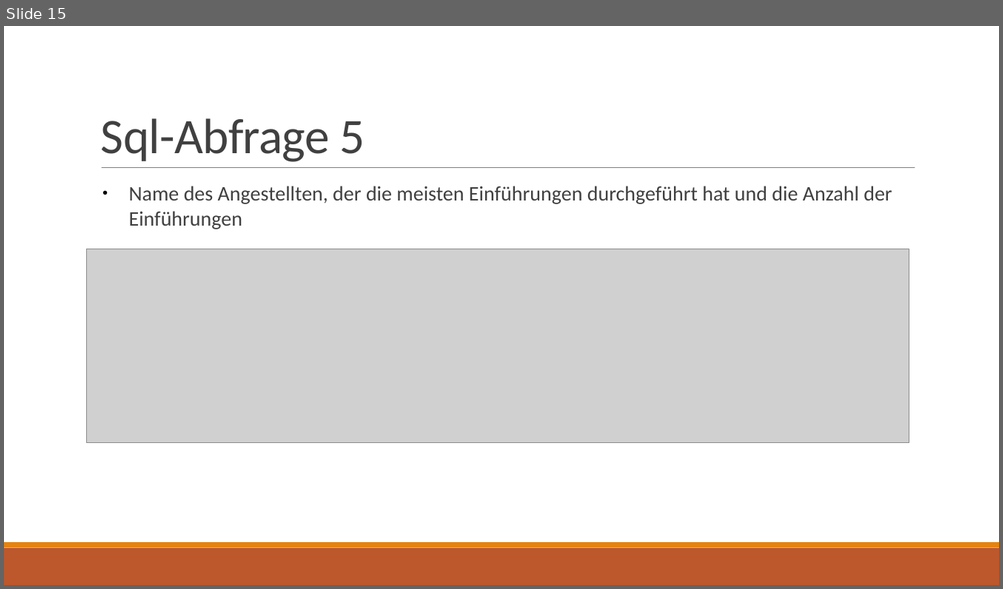
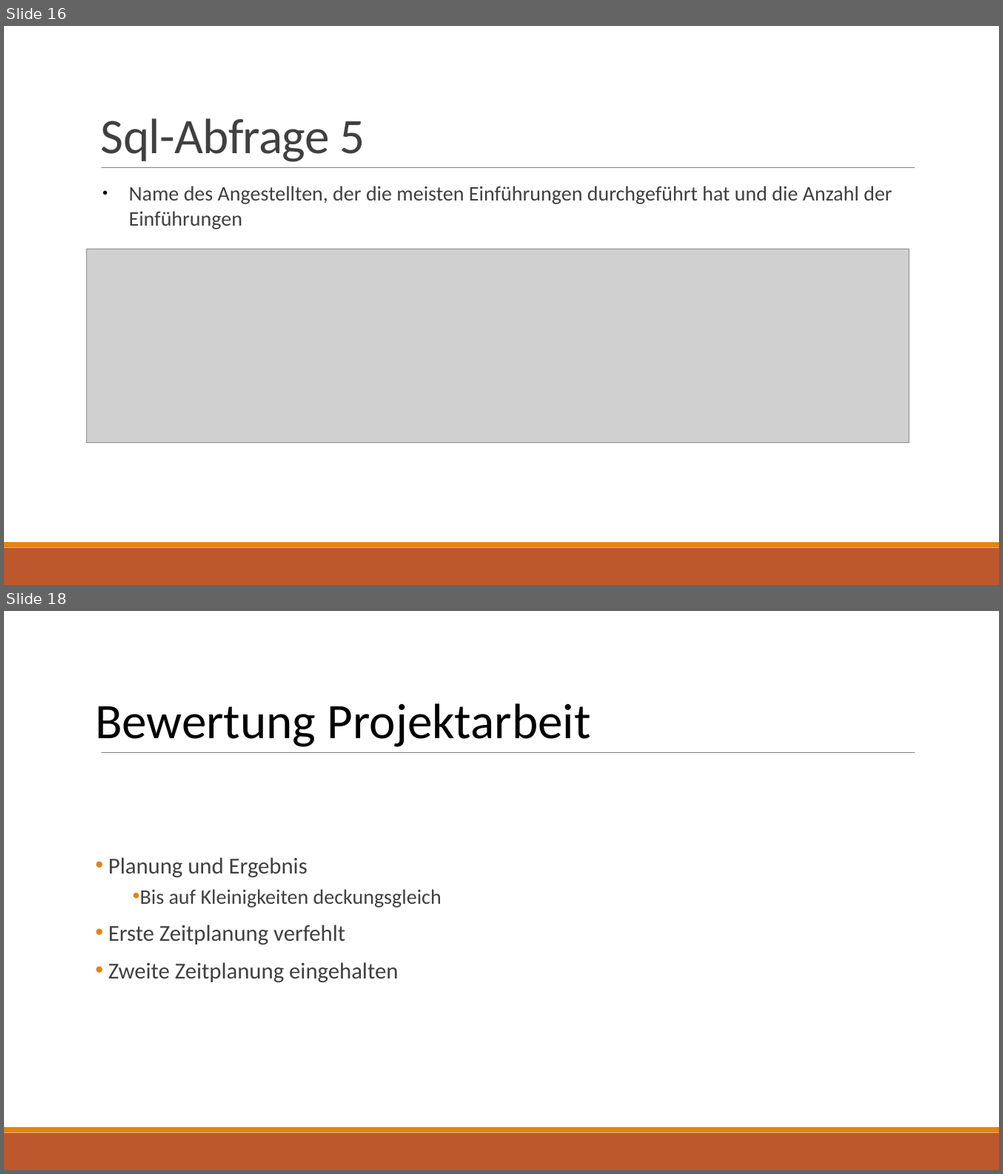
Before and after one commit to LennartDuemke/Datenbanken_LevelUP, a slide deck: Präsentationen/Präsentation_Datenbanken_3.pptx. Shown one above the other, each under a label of ours: slide 15 before the commit, slides 16 and 18 after it; the slides between them are not shown. The pictures are 1003x589 and 1003x1174 pixels, drawn with LibreOffice and Linux fonts; fonts in the diff are those of the drawing; grey boxes stand for pictures. Boxes give left, top, right and bottom in pixels: in the first picture for what was removed or moved away, otherwise in the second. Text is boxed around its words. In the diff, an @@ line names an element or a change of style, - is before the commit and + after.

```diff
--- a/Präsentationen/Präsentation_Datenbanken_3.pptx
+++ b/Präsentationen/Präsentation_Datenbanken_3.pptx
@@ slide 18 added at box(4, 611, 999, 1170), background #FFFFFF; not listed: 3 template elements that a slide beside it also shows @@
@@ title added at box(95, 703, 591, 747), 48 pt, text #000000 @@
+Bewertung Projektarbeit
@@ subtitle added at box(108, 857, 441, 983), 22 pt, text #404040 @@
+• Planung und Ergebnis
+  • Bis auf Kleinigkeiten deckungsgleich
+• Erste Zeitplanung verfehlt
+• Zweite Zeitplanung eingehalten
@@ what was slide 15 is now slide 16 @@
```
Also in this commit, not shown: 4 slides changed, 4 other slides added, 1 slide removed.
